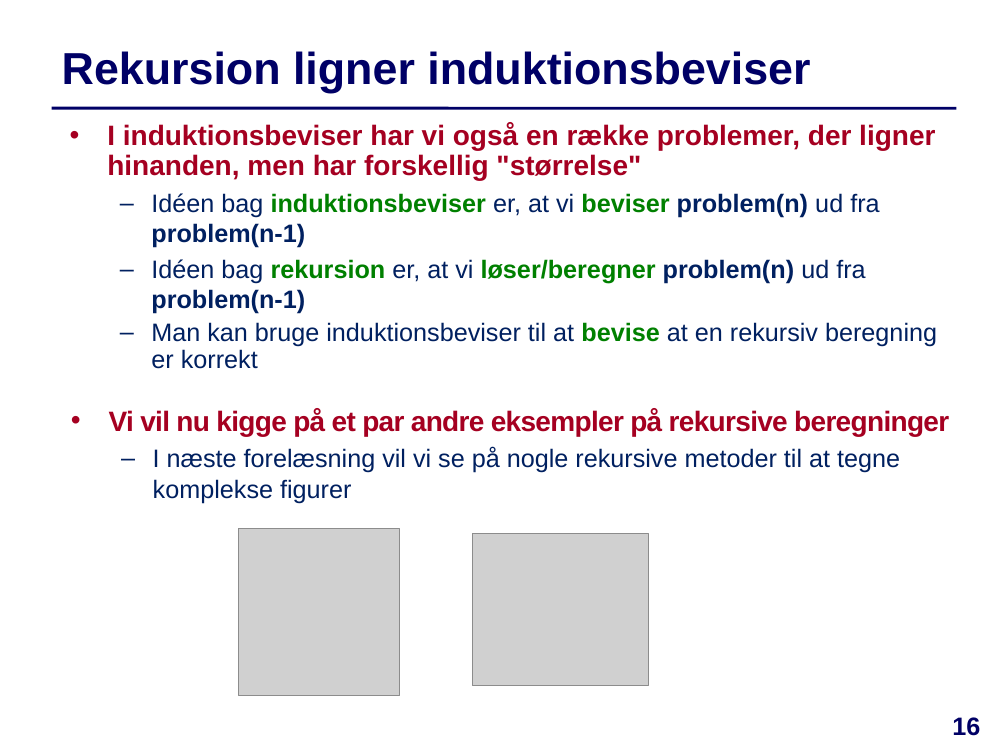
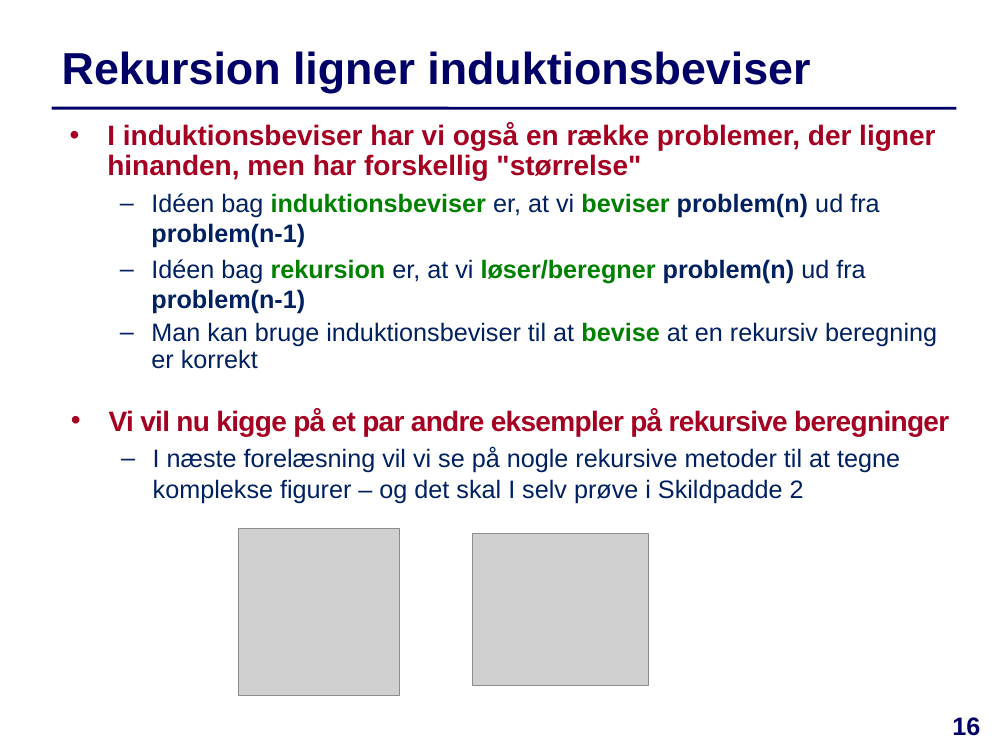
Before and after one commit to IntProgAU/Materiale, a slide deck: slide 16 of web/e24/uge_3b/Slides-Uge3-Torsdag.pptx. Drawn at 1008x756 pixels with LibreOffice and Linux fonts; fonts in the diff are those of the drawing; grey boxes stand for pictures. Boxes give left, top, right and bottom in pixels: in the first picture for what was removed or moved away, otherwise in the second. Text is boxed around its words. In the diff, an @@ line names an element or a change of style, - is before the commit and + after.

```diff
--- a/web/e24/uge_3b/Slides-Uge3-Torsdag.pptx
+++ b/web/e24/uge_3b/Slides-Uge3-Torsdag.pptx
@@ text at box(153, 447, 900, 503): text changed @@
-  – I næste forelæsning vil vi se på nogle rekursive metoder til at tegne komplekse figurer
+  – I næste forelæsning vil vi se på nogle rekursive metoder til at tegne komplekse figurer – og det skal I selv prøve i Skildpadde 2
```
Also in this commit, not shown: 4 other slides changed, 1 other file.
